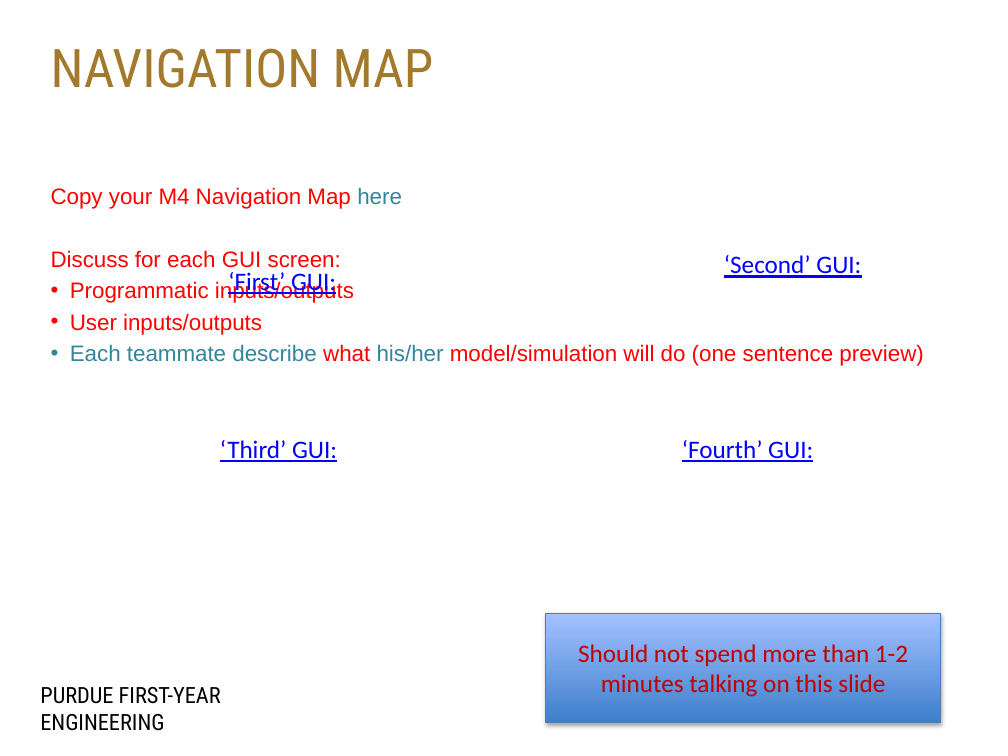
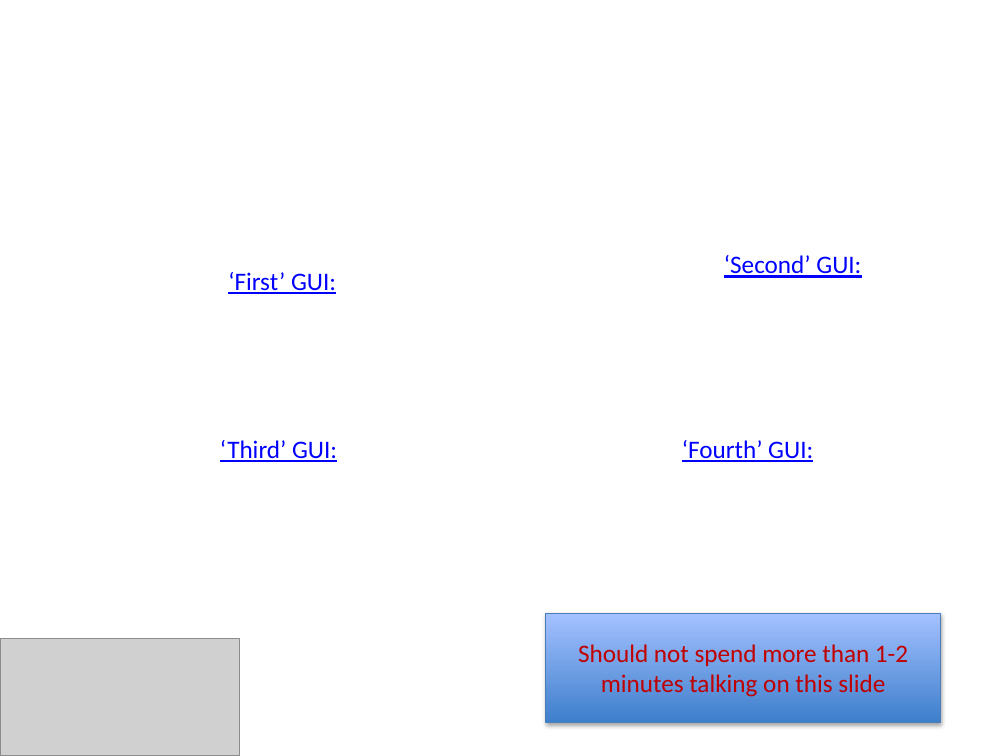
Before and after one commit to apk24/engr132-sp15-38-13, a slide deck: slide 3 of Project Files/PDR_sec038team13.pptx. Drawn at 1008x756 pixels with LibreOffice and Linux fonts; fonts in the diff are those of the drawing; grey boxes stand for pictures; background and template pictures are left out. Boxes give left, top, right and bottom in pixels: in the first picture for what was removed or moved away, otherwise in the second. Text is boxed around its words. In the diff, an @@ line names an element or a change of style, - is before the commit and + after.

```diff
--- a/Project Files/PDR_sec038team13.pptx
+++ b/Project Files/PDR_sec038team13.pptx
@@ title removed at (51, 48, 434, 88) @@
-NAVIGATION MAP
@@ text removed at (51, 187, 923, 366) @@
-Copy your M4 Navigation Map here
-Discuss for each GUI screen:
-• Programmatic inputs/outputs
-• User inputs/outputs
-• Each teammate describe what his/her model/simulation will do (one sentence preview)
@@ picture added at (0, 638, 240, 756) @@
```
Also in this commit, not shown: 4 other slides changed, 2 other files.
